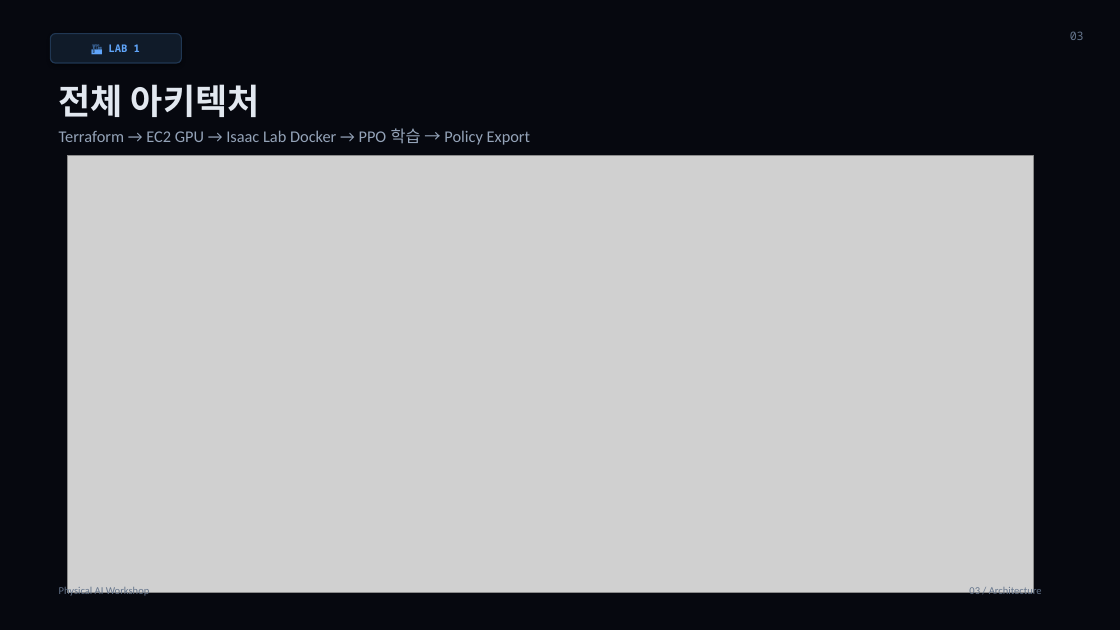
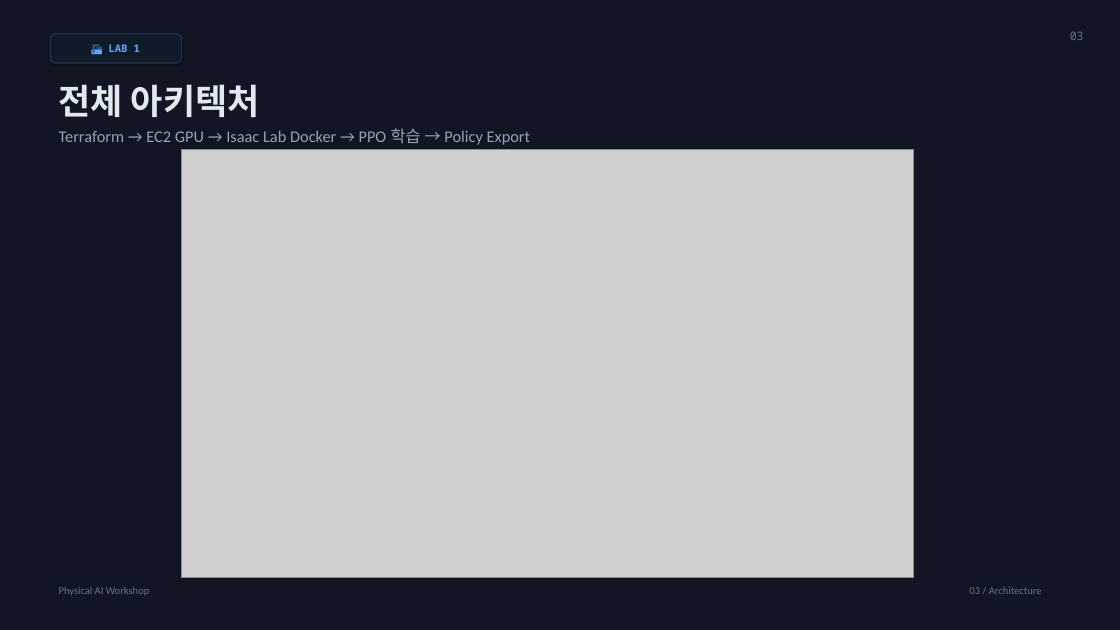
Before and after one commit to comeddy/pai-sim-isaaclab, a slide deck: slide 3 of Physical_AI_Workshop.pptx. Drawn at 1120x630 pixels with LibreOffice and Linux fonts; fonts in the diff are those of the drawing; grey boxes stand for pictures. Boxes give left, top, right and bottom in pixels: in the first picture for what was removed or moved away, otherwise in the second. Text is boxed around its words. In the diff, an @@ line names an element or a change of style, - is before the commit and + after.

```diff
--- a/Physical_AI_Workshop.pptx
+++ b/Physical_AI_Workshop.pptx
@@ background #06080F to #121524 @@
@@ picture: place and size @@
-picture at <box>67,155,1033,592</box>
+picture at <box>181,149,913,577</box>
```
Also in this commit, not shown: 13 other slides changed.
